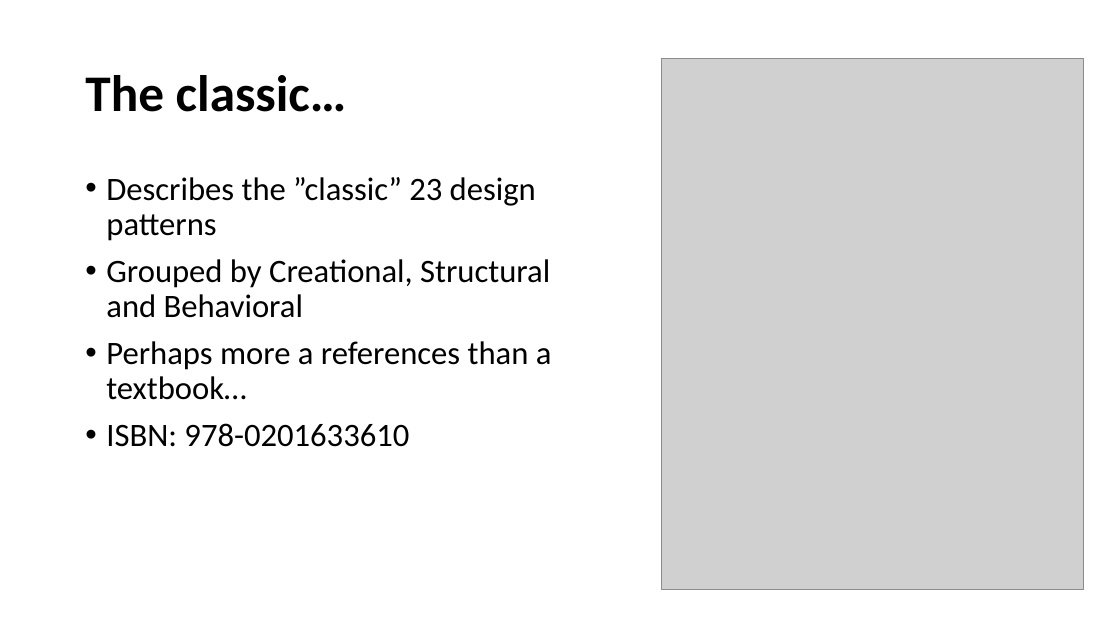
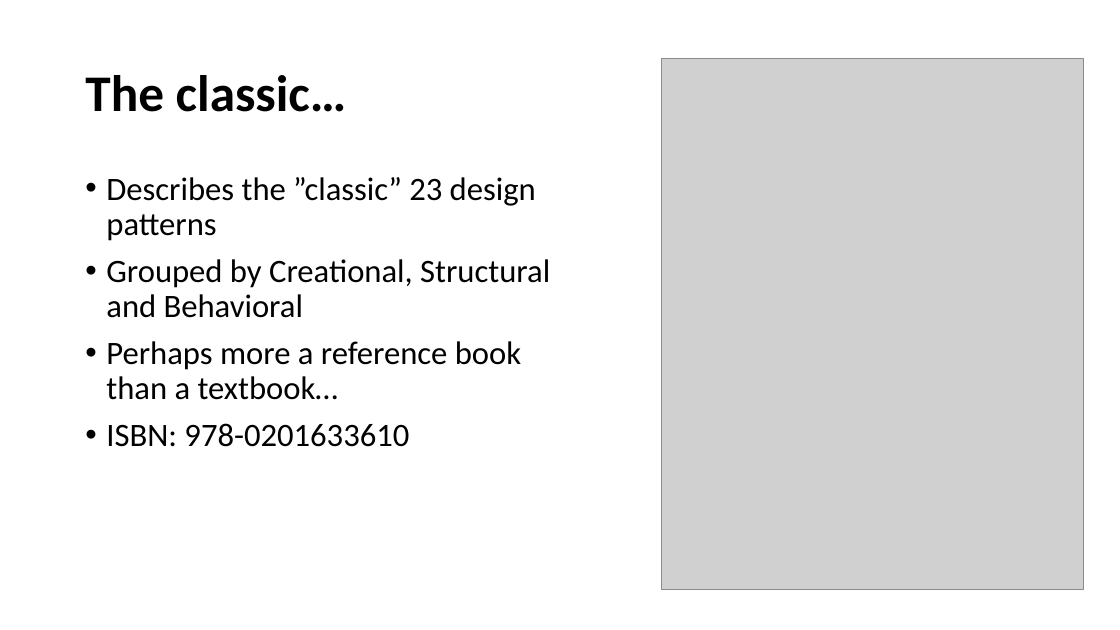
Before and after one commit to perl-easj/Laurea-materials, a slide deck: slide 3 of Pres/Outro.pptx. Drawn at 1120x630 pixels with LibreOffice and Linux fonts; fonts in the diff are those of the drawing; grey boxes stand for pictures. Boxes give left, top, right and bottom in pixels: in the first picture for what was removed or moved away, otherwise in the second. Text is boxed around its words. In the diff, an @@ line names an element or a change of style, - is before the commit and + after.

```diff
--- a/Pres/Outro.pptx
+++ b/Pres/Outro.pptx
@@ text at [106, 341, 521, 400]: text changed @@
-• Perhaps more a references than a textbook…
+• Perhaps more a reference book than a textbook…
```
Also in this commit, not shown: 3 other slides changed, 1 slide added, 1 slide removed, 3 other files.
